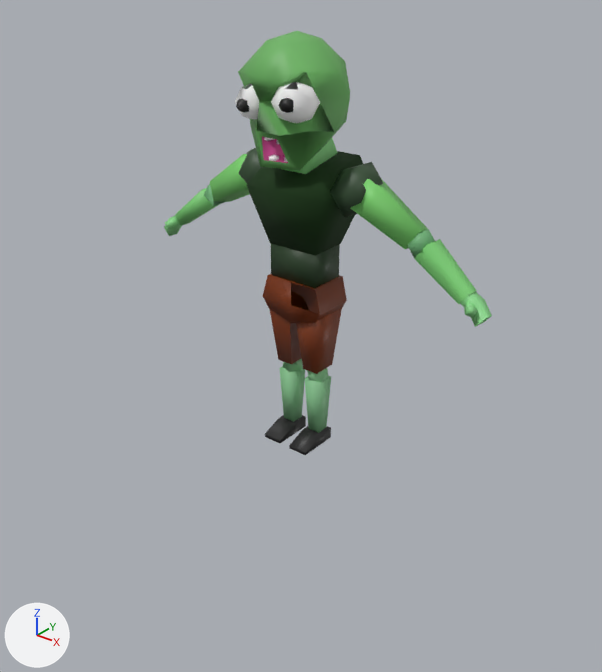
A saved change to the glTF model art/zombie.glb.
Both versions are drawn from a 50 mm lens placed at (4.43, -5.35, 4.5), pointed at (0.26, -0.15, 1.27). The axes (+X, +Y, +Z) are drawn at lower left. The lights are the same throughout. Vertices at the same position are counted once.

Before the edit, the objects in view are built like this:
```python
me_mesh = bpy.data.meshes.new('Mesh')
me_mesh.from_pydata(...)  # 458 vertices, 782 faces; spans x -1.8..1.84, y -0.37..0.63, z 0.0..3.78
me_mesh.materials.append(mat_material_008)
me_mesh.materials.append(mat_defaultmaterial)
me_mesh.materials.append(mat_material_030)
me_mesh.materials.append(mat_material_018)
me_mesh.materials.append(mat_material)
me_mesh.materials.append(mat_material_004)
me_mesh.materials.append(mat_material_040)
me_mesh.materials.append(mat_material_007)
me_mesh.materials.append(mat_material_010)
me_mesh.materials.append(mat_material_013)
me_mesh.materials.append(mat_material_014)
me_mesh.materials.append(mat_material_039)
me_mesh.materials.append(mat_material_038)
me_mesh.materials.append(mat_material_032)
me_mesh.materials.append(mat_material_033)
me_mesh.materials.append(mat_material_041)
me_mesh.materials.append(mat_material_027)
me_mesh.materials.append(mat_material_029)
me_mesh.materials.append(mat_material_026)
me_mesh.materials.append(mat_material_015)
me_mesh.materials.append(mat_material_025)
ob_cube_004 = bpy.data.objects.new('Cube.004', me_mesh)
ob_cube_004.location = (0.0, 0.0, 0.0)
```
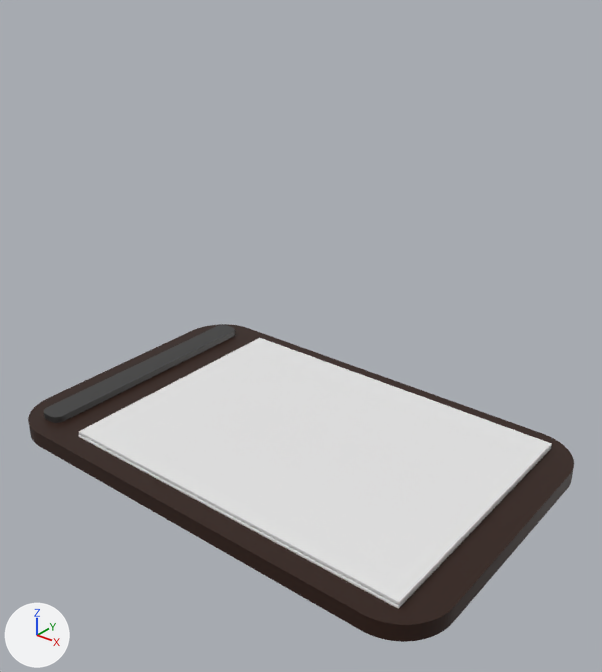
Pixel boxes (x1, y1, x2, y2) of what changed, in the pictures (602 x 672 px):
'Cube.003', added
    after: (79, 338, 552, 605)
'Cube.004', reshaped (42% narrower, 77% shorter)
    before: (164, 31, 492, 455)
    after: (44, 325, 235, 423)
'Cube', added (brown)
    after: (28, 324, 574, 642)
'Cube.001', added
    after: (78, 435, 543, 609)
'Cube.002', added
    after: (79, 434, 551, 606)
part 1 of me_mesh, added
    after: (44, 325, 235, 423)
part 2 of me_mesh, deleted
    before: (164, 31, 492, 455)

The edits, one by one:
Material 'Material.002' (mat_material_002) is new.
Its base color is (0.136, 0.136, 0.136) (dark grey #676767).
Its metallic is 1.0.
Material 'Material.001' (mat_material_001) is new.
Its base color is (0.0248, 0.00595, 0.000977) (brown #2c1203).
me_mesh is used by ob_cube_004; location (0.0, 0.0, 0.0).
me_mesh had 458 vertices, 782 faces and spanned x -1.8..1.84, y -0.37..0.63, z 0.0..3.78.
me_mesh no longer uses material mat_material_008.
me_mesh no longer uses material mat_defaultmaterial.
me_mesh no longer uses material mat_material_030.
me_mesh no longer uses material mat_material_018.
me_mesh no longer uses material mat_material.
me_mesh no longer uses material mat_material_004.
me_mesh no longer uses material mat_material_040.
me_mesh no longer uses material mat_material_007.
me_mesh no longer uses material mat_material_010.
me_mesh no longer uses material mat_material_013.
me_mesh no longer uses material mat_material_014.
me_mesh no longer uses material mat_material_039.
me_mesh no longer uses material mat_material_038.
me_mesh no longer uses material mat_material_032.
me_mesh no longer uses material mat_material_033.
me_mesh no longer uses material mat_material_041.
me_mesh no longer uses material mat_material_027.
me_mesh no longer uses material mat_material_029.
me_mesh no longer uses material mat_material_026.
me_mesh no longer uses material mat_material_015.
me_mesh no longer uses material mat_material_025.
me_mesh now has 808 vertices, 1612 faces and spans x -2.16..-1.9, y -1.33..1.33, z 0.08..0.15.
me_mesh part 1: 808 vertices added at x -2.16..-1.9, y -1.33..1.33, z 0.08..0.15.
me_mesh part 2: 458 vertices removed from x -1.8..1.84, y -0.37..0.63, z 0.0..3.78.
me_mesh part 3: the surface is now shaded flat.
me_mesh now uses material mat_material_002 (dark grey #676767).
Mesh me_cube_004 is new.
It is a box spanning x -1.0..1.0, y -1.0..1.0, z -1.0..1.0.
Mesh me_cube_001 is new.
It has 168 vertices, 332 faces and spans x -2.41..2.41, y -1.54..1.54, z -0.08..0.08.
It uses material mat_material_001 (brown #2c1203).
Object 'Cube.003' (ob_cube_003) is new; it shows me_cube_004.
Its location is (0.28, 0.01, 0.12).
Its rotation in degrees is (180, 0, 0).
Its scale is (-1.83, -1.33, -0.0138).
Object 'Cube.002' (ob_cube_002) is new; it shows a copy of me_cube_004.
Its location is (0.28, 0.01, 0.1).
Its rotation in degrees is (180, 0, 0).
Its scale is (-1.83, -1.33, -0.0138).
Object 'Cube.001' (ob_cube_001) is new; it shows a copy of me_cube_004.
Its location is (0.28, 0.0, 0.08).
Its rotation in degrees is (180, 0, 0).
Its scale is (-1.83, -1.33, -0.0138).
Object 'Cube' (ob_cube) is new; it shows me_cube_001.
Its location is (0.0, 0.0, 0.0).
